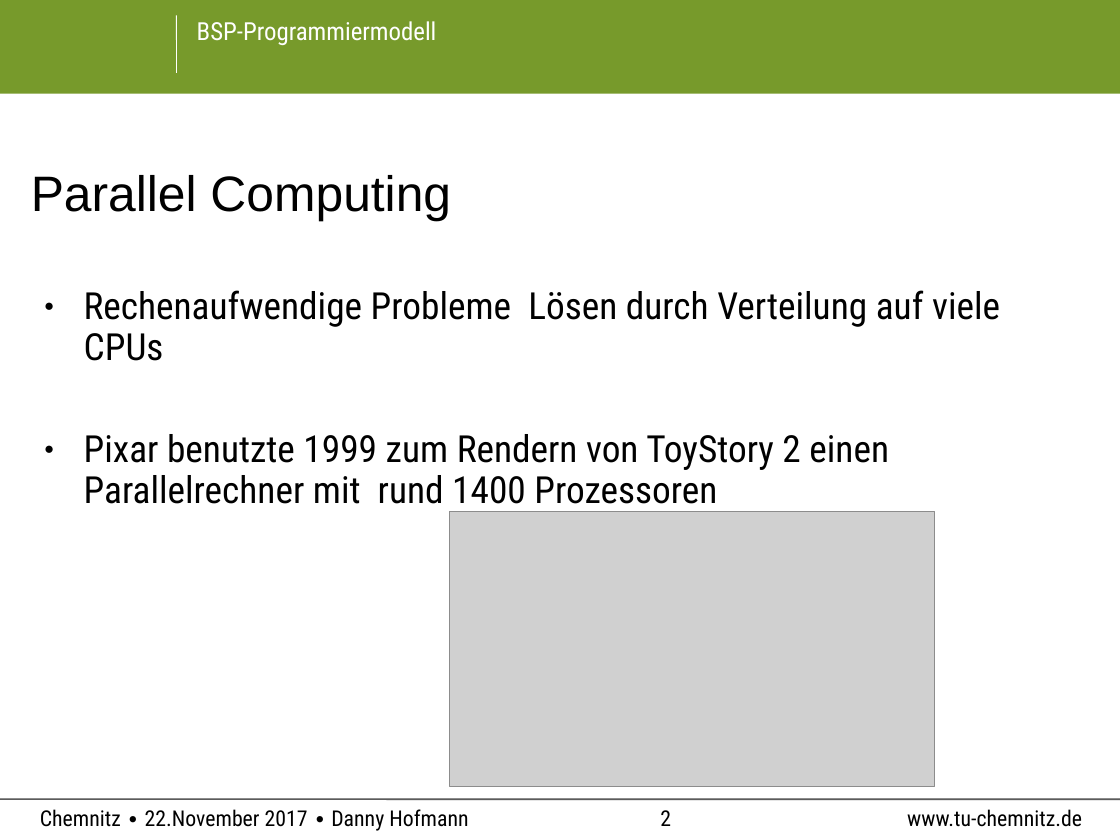
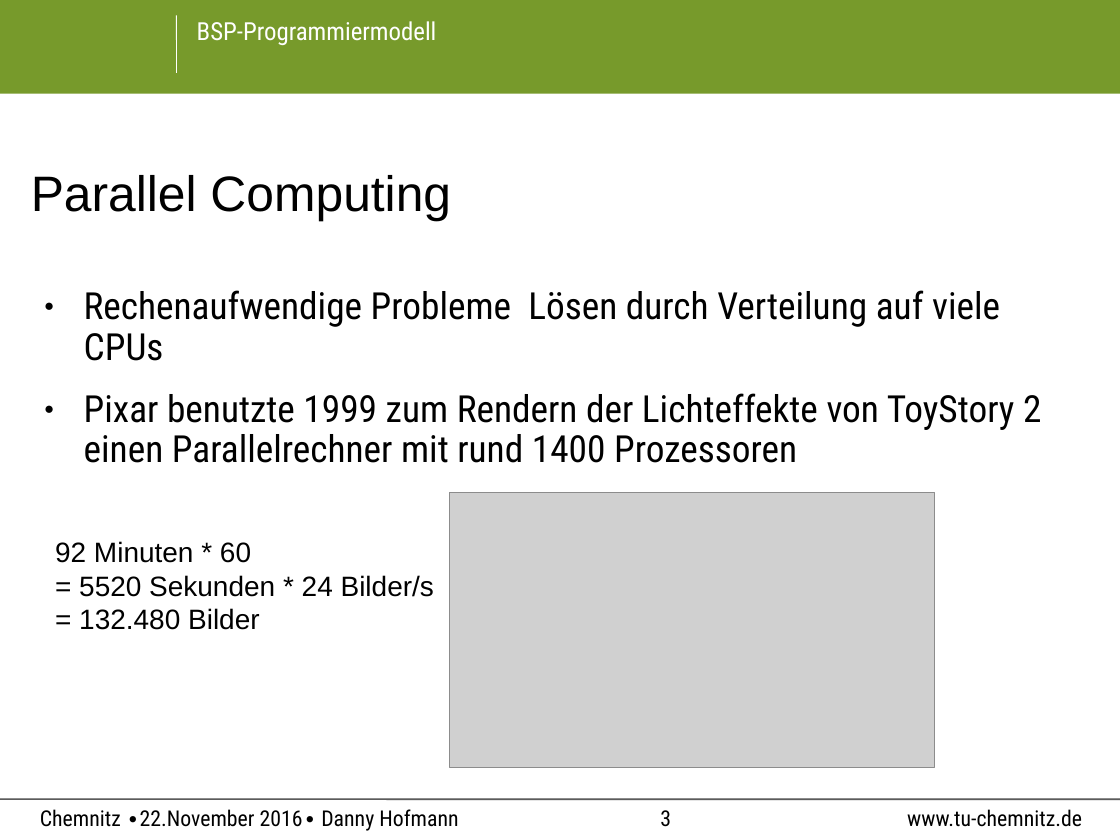
Before and after one commit to PaIIe/ComputerScienceTUC, a slide deck: slide 3 of BSP_Programming/BSP-Modell.odp (slide 2 before the commit). Drawn at 1120x840 pixels with LibreOffice and Linux fonts; fonts in the diff are those of the drawing; grey boxes stand for pictures; background and template pictures are left out. Boxes give left, top, right and bottom in pixels: in the first picture for what was removed or moved away, otherwise in the second. Text is boxed around its words. In the diff, an @@ line names an element or a change of style, - is before the commit and + after.

```diff
--- a/BSP_Programming/BSP-Modell.odp
+++ b/BSP_Programming/BSP-Modell.odp
@@ text at (84, 393, 1041, 463): text changed @@
-● Pixar benutzte 1999 zum Rendern von ToyStory 2 einen Parallelrechner mit rund 1400 Prozessoren
+● Pixar benutzte 1999 zum Rendern der Lichteffekte von ToyStory 2 einen Parallelrechner mit rund 1400 Prozessoren
@@ picture: place and size @@
-picture at (450, 512, 935, 787)
+picture at (450, 492, 935, 767)
@@ text added at (55, 541, 434, 630), 18 pt, text #000000 @@
+92 Minuten * 60
+= 5520 Sekunden * 24 Bilder/s
+= 132.480 Bilder
@@ text at (40, 809, 458, 831): text changed @@
-Chemnitz ∙ 22.November 2017 ∙ Danny Hofmann
+Chemnitz ∙22.November 2016∙ Danny Hofmann
@@ page number at (660, 810, 671, 827): text changed @@
-2
+3
```
Also in this commit, not shown: 14 other slides changed, 3 slides added, 1 slide removed, 4 other files.
